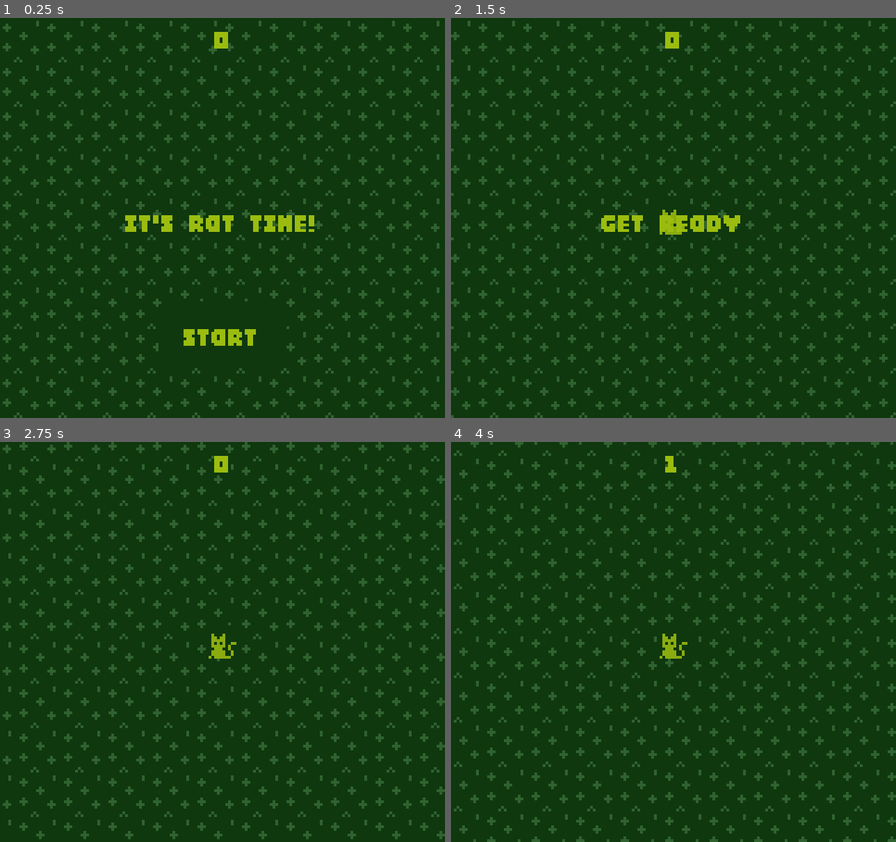
Above: before the commit, frames 1-4 (two rows, left to right).
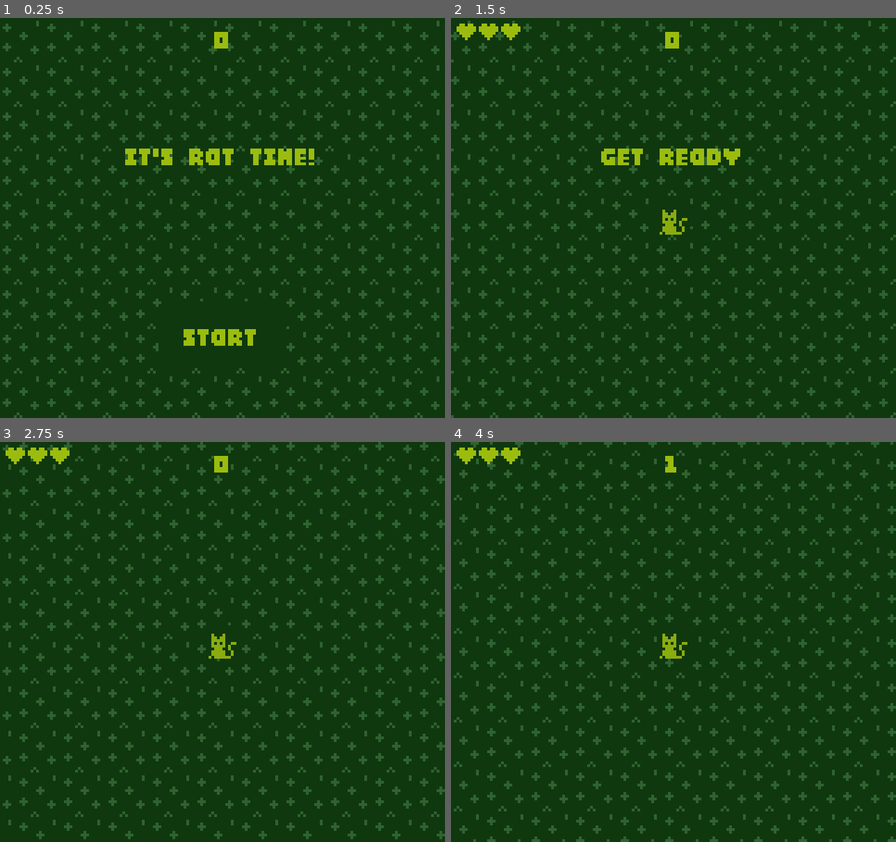
Above: after the commit, the same moments.

Repository: darwinscoat/gameboy-godot-template
Game: Godot game, scene res://main.tscn
The game is run twice, just before and just after one commit, with the same random seed, the same clock (stepped at 60 frames per second) and the same inputs.
Inputs:
- Up to frame 1 (0.25 s): no input
- Up to frame 2 (1.5 s): click "Start" at 0.5 s; tap Enter at 1.25 s; hold Right (move_right) from 1.28 s (still down)
- Up to frame 3 (2.75 s): release Right (move_right) at 2.03 s; hold Down (move_down) from 2.03 s (still down)
- Up to frame 4 (4 s): release Down (move_down) at 2.78 s; hold Right (move_right) 2.78-3.53 s; hold Up (move_up) from 3.53 s (still down)

The runs differ from the first frame. In frame 1, 2.0% of the frame differs, in the area x 28-71%, y 32-54%; in frame 2, 1.8%; in frame 3, 0.4%; in frame 4, 0.4%.

Commit message:
feat: player hp, invuln, screen shack, hud updates

Diff:
--- /dev/null
+++ b/hitbox.gd
@@ -0,0 +1,3 @@
+extends Area2D
+
+@export var damage = 1
--- a/hud.gd
+++ b/hud.gd
@@ -2,6 +2,9 @@
 
 # Notifies `Main` node that the button has been pressed
 signal start_game
+
+@export var heart_full: Texture2D
+@export var heart_empty: Texture2D
 
 func show_message(text):
 	$Message.text = text
@@ -22,6 +25,14 @@
 func update_score(score):
 	$ScoreLabel.text = str(score)
 
+func update_hp(hp, max_hp):
+	for heart in $Hearts.get_children():
+		heart.queue_free()
+	for i in max_hp:
+		var heart = TextureRect.new()
+		heart.texture = heart_full if i < hp else heart_empty
+		$Hearts.add_child(heart)
+
 
 # Called when the node enters the scene tree for the first time.
 func _ready() -> void:
--- a/hud.tscn
+++ b/hud.tscn
@@ -2,9 +2,13 @@
 
 [ext_resource type="FontFile" uid="uid://ck4q6gox4hyno" path="res://Fonts/PixelNarrator.ttf" id="1_37p78"]
 [ext_resource type="Script" uid="uid://1dhip58enjhw" path="res://hud.gd" id="1_64ctp"]
+[ext_resource type="Texture2D" path="res://Assets/Sprites/heart_full.png" id="2_heart"]
+[ext_resource type="Texture2D" path="res://Assets/Sprites/heart_empty.png" id="3_heart"]
 
 [node name="HUD" type="CanvasLayer" unique_id=2016491038]
 script = ExtResource("1_64ctp")
+heart_full = ExtResource("2_heart")
+heart_empty = ExtResource("3_heart")
 
 [node name="ScoreLabel" type="Label" parent="." unique_id=1502372607]
 anchors_preset = 5
@@ -24,6 +28,7 @@
 anchors_preset = 15
 anchor_right = 1.0
 anchor_bottom = 1.0
+offset_bottom = -48.0
 grow_horizontal = 2
 grow_vertical = 2
 theme_override_fonts/font = ExtResource("1_37p78")
@@ -55,5 +60,12 @@
 wait_time = 2.0
 one_shot = true
 
+[node name="Hearts" type="HBoxContainer" parent="."]
+offset_left = 2.0
+offset_top = 2.0
+offset_right = 25.0
+offset_bottom = 8.0
+theme_override_constants/separation = 1
+
 [connection signal="pressed" from="StartButton" to="." method="_on_start_button_pressed"]
 [connection signal="timeout" from="MessageTimer" to="." method="_on_message_timer_timeout"]
--- a/main.tscn
+++ b/main.tscn
@@ -51,3 +51,4 @@
 [connection signal="timeout" from="StartTimer" to="." method="_on_start_timer_timeout"]
 [connection signal="hit" from="Player" to="." method="game_over"]
 [connection signal="start_game" from="HUD" to="." method="new_game"]
+[connection signal="hp_changed" from="Player" to="HUD" method="update_hp"]
--- a/mob.tscn
+++ b/mob.tscn
@@ -2,6 +2,7 @@
 
 [ext_resource type="Script" uid="uid://b5vg14wbajxxq" path="res://mob.gd" id="1_nokgg"]
 [ext_resource type="Texture2D" uid="uid://c7k7k7c54lsyu" path="res://Assets/Sprites/rat1test.png" id="2_ubaqv"]
+[ext_resource type="Script" path="res://hitbox.gd" id="3_hitbox"]
 
 [sub_resource type="SpriteFrames" id="SpriteFrames_8022j"]
 animations = [{
@@ -14,12 +15,14 @@
 "speed": 3.0
 }]
 
-[sub_resource type="CapsuleShape2D" id="CapsuleShape2D_p11y5"]
-radius = 4.0
-height = 8.0
+[sub_resource type="CircleShape2D" id="CircleShape2D_body"]
+radius = 6.0
+
+[sub_resource type="RectangleShape2D" id="RectangleShape2D_hit"]
+size = Vector2(8, 8)
 
 [node name="Mob" type="RigidBody2D" unique_id=27830046 groups=["mobs"]]
-collision_mask = 0
+lock_rotation = true
 gravity_scale = 0.0
 script = ExtResource("1_nokgg")
 metadata/_edit_group_ = true
@@ -29,4 +32,12 @@
 animation = &"walk"
 
 [node name="CollisionShape2D" type="CollisionShape2D" parent="." unique_id=279372077]
-shape = SubResource("CapsuleShape2D_p11y5")
+shape = SubResource("CircleShape2D_body")
+
+[node name="Hitbox" type="Area2D" parent="."]
+collision_layer = 4
+collision_mask = 0
+script = ExtResource("3_hitbox")
+
+[node name="CollisionShape2D" type="CollisionShape2D" parent="Hitbox"]
+shape = SubResource("RectangleShape2D_hit")
--- a/player.gd
+++ b/player.gd
@@ -1,16 +1,31 @@
 extends Area2D
 
 signal hit
+signal hp_changed(hp, max_hp)
 
-@export var speed = 35 # How fast the player will move (pixels/sec).
+@export var speed = 35
+@export var max_hp = 3
+@export var invulnerable_time = 0.8
+@export var knockback_speed = 80.0
+@export var knockback_time = 0.2
+@export var shake_time = 0.15
 
-# Called when the node enters the scene tree for the first time.
+var hp = 3
+var invulnerable_left = 0.0
+var knockback = Vector2.ZERO
+var shake_left = 0.0
+
+
 func _ready():
 	hide()
 
-# Called every frame. 'delta' is the elapsed time since the previous frame.
+
 func _process(delta):
-	var velocity = Vector2.ZERO # The player's movement vector.
+	shake_left = maxf(shake_left - delta, 0.0)
+	$Camera2D.offset = Vector2(randi_range(-2, 2), randi_range(-2, 2)) if shake_left > 0.0 else Vector2.ZERO
+	if not visible:
+		return
+	var velocity = Vector2.ZERO
 	if Input.is_action_pressed("move_right"):
 		velocity.x += 1
 	if Input.is_action_pressed("move_left"):
@@ -23,26 +38,41 @@
 	if velocity.length() > 0:
 		velocity = velocity.normalized() * speed
 		$AnimatedSprite2D.play()
+		$AnimatedSprite2D.flip_h = velocity.x < 0
 	else:
 		$AnimatedSprite2D.stop()
 
-	position += velocity * delta
+	position += (velocity + knockback) * delta
+	knockback = knockback.move_toward(Vector2.ZERO, knockback_speed / knockback_time * delta)
 
-	if velocity.x != 0 || velocity.y != 0:
-		$AnimatedSprite2D.animation = "walk"
-		$AnimatedSprite2D.flip_v = false
-		# See the note below about the following boolean assignment.
-		$AnimatedSprite2D.flip_h = velocity.x < 0
+	invulnerable_left = maxf(invulnerable_left - delta, 0.0)
+	$AnimatedSprite2D.visible = invulnerable_left == 0.0 or int(invulnerable_left * 10) % 2 == 0
 
 
 
-func _on_body_entered(_body):
-	hide() # Player disappears after being hit.
-	hit.emit()
-	# Must be deferred as we can't change physics properties on a physics callback.
-	$CollisionShape2D.set_deferred("disabled", true)
+func _physics_process(_delta):
+	if not visible or invulnerable_left > 0.0:
+		return
+	for hitbox in get_overlapping_areas():
+		take_damage(hitbox.damage, hitbox.global_position)
+		return
+
+
+func take_damage(amount, from):
+	hp -= amount
+	hp_changed.emit(hp, max_hp)
+	invulnerable_left = invulnerable_time
+	knockback = (global_position - from).normalized() * knockback_speed
+	shake_left = shake_time
+	if hp <= 0:
+		hide()
+		hit.emit()
+
 
 func start(pos):
 	position = pos
+	hp = max_hp
+	hp_changed.emit(hp, max_hp)
+	invulnerable_left = 0.0
+	knockback = Vector2.ZERO
 	show()
-	$CollisionShape2D.disabled = false
--- a/player.tscn
+++ b/player.tscn
@@ -14,11 +14,12 @@
 "speed": 5.0
 }]
 
-[sub_resource type="CapsuleShape2D" id="CapsuleShape2D_yqs4j"]
-radius = 5.0
-height = 12.0
+[sub_resource type="RectangleShape2D" id="RectangleShape2D_hurt"]
+size = Vector2(6, 8)
 
 [node name="Player" type="Area2D" unique_id=354665368 groups=["player"]]
+collision_layer = 2
+collision_mask = 4
 script = ExtResource("1_onrkg")
 metadata/_edit_group_ = true
 
@@ -27,8 +28,6 @@
 animation = &"walk"
 
 [node name="CollisionShape2D" type="CollisionShape2D" parent="." unique_id=54510400]
-shape = SubResource("CapsuleShape2D_yqs4j")
+shape = SubResource("RectangleShape2D_hurt")
 
 [node name="Camera2D" type="Camera2D" parent="."]
-
-[connection signal="body_entered" from="." to="." method="_on_body_entered"]
--- a/project.godot
+++ b/project.godot
@@ -52,6 +52,14 @@
 ]
 }
 
+[layer_names]
+
+2d_physics/layer_1="bodies"
+2d_physics/layer_2="player_hurt"
+2d_physics/layer_3="enemy_hit"
+2d_physics/layer_4="enemy_hurt"
+2d_physics/layer_5="weapon"
+
 [rendering]
 
 textures/canvas_textures/default_texture_filter=0
Binary file added: Assets/Sprites/heart_empty.png
Not shown, added: Assets/Sprites/heart_empty.png.import
Binary file added: Assets/Sprites/heart_full.png
Not shown, added: Assets/Sprites/heart_full.png.import
Not shown, added: hitbox.gd.uid
